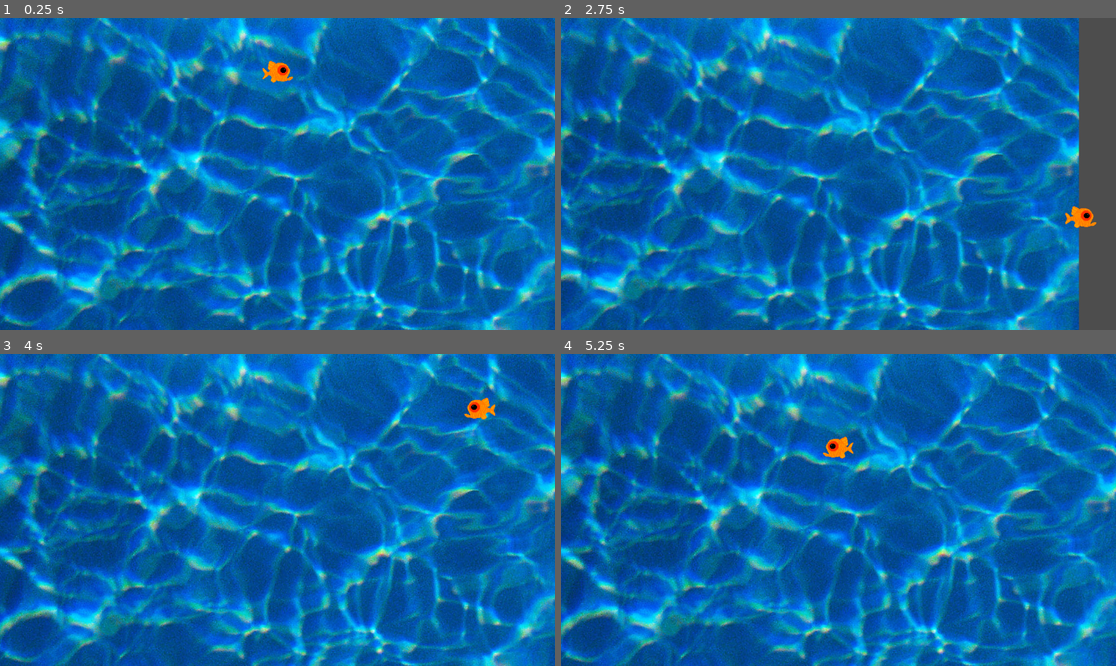
Above: before the commit, frames 1-4 (two rows, left to right).
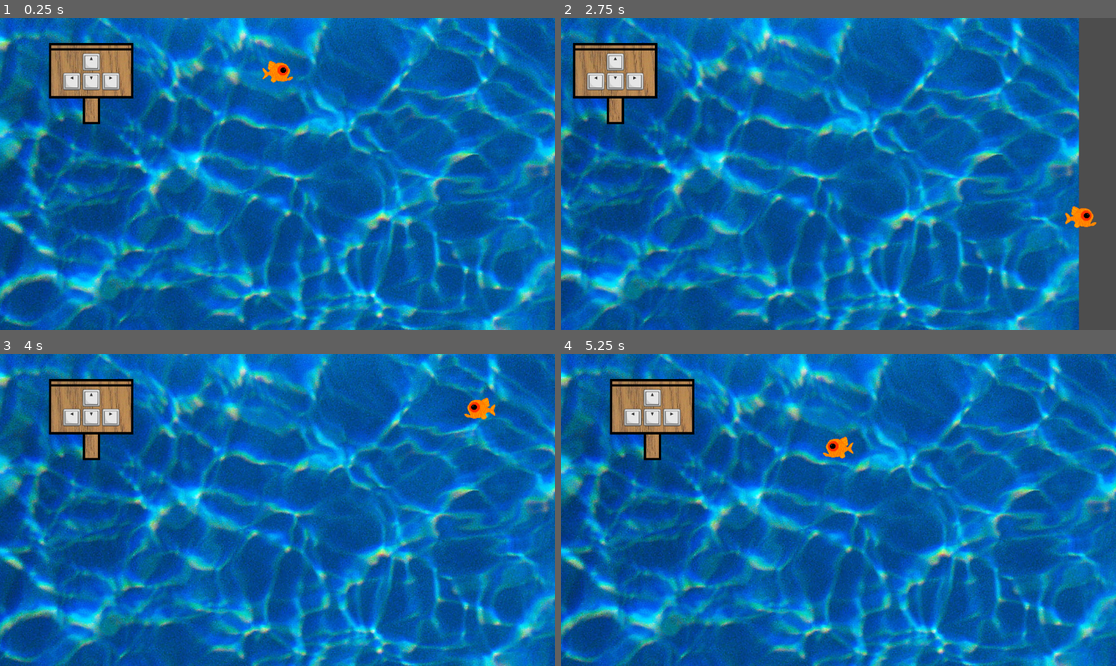
Above: after the commit, the same moments.

Repository: 3lbsofSalt/GhostFish
Game: Godot game, scene res://scenes/newRoot.tscn
Two runs of this game, one before a commit and one after it. Both use one fixed random seed, a clock stepped at 60 frames per second and the inputs below.
Inputs:
- Up to frame 1 (0.25 s): no input
- Up to frame 2 (2.75 s): tap Enter at 0.5 s; hold D (right) 0.53-1.28 s; tap Space at 0.77, 1.52 s; hold S (down) 1.28-2.03 s; hold D (right) from 2.03 s (still down)
- Up to frame 3 (4 s): release D (right) at 2.78 s; hold W (up) 2.78-3.53 s; tap Space at 3.02, 3.77 s; hold A (left) from 3.53 s (still down)
- Up to frame 4 (5.25 s): tap Space at 4.52 s; release A (left) at 5.03 s; hold S (down) from 5.03 s (still down)

The runs differ from the first frame. In frame 1, 3.0% of the frame differs, in the area x 8-25%, y 8-35%; in frame 2, 3.0%; in frame 3, 3.0%; in frame 4, 3.0%.

Commit message:
Adding control tutorial to start

Diff:
--- a/scenes/map.tscn
+++ b/scenes/map.tscn
@@ -1,5 +1,6 @@
-[gd_scene load_steps=5 format=3 uid="uid://cet3kt5o404rf"]
+[gd_scene load_steps=6 format=3 uid="uid://cet3kt5o404rf"]
 
+[ext_resource type="PackedScene" uid="uid://6lcbfp8vjcvy" path="res://scenes/map_start.tscn" id="1_td86r"]
 [ext_resource type="Texture2D" uid="uid://cw3ustibtf0jl" path="res://Assets/waterBackdrop.png" id="1_y6630"]
 [ext_resource type="Texture2D" uid="uid://dd67w6gcfio4q" path="res://Assets/woodBackdrop.png" id="2_fu8oh"]
 [ext_resource type="PackedScene" uid="uid://qw460yuqgkgg" path="res://scenes/ship_empty.tscn" id="2_w0xdv"]
@@ -7,11 +8,7 @@
 
 [node name="Map" type="Node2D"]
 
-[node name="START" type="Sprite2D" parent="."]
-z_index = -3
-position = Vector2(3456, 5184)
-texture = ExtResource("1_y6630")
-centered = false
+[node name="START" parent="." instance=ExtResource("1_td86r")]
 
 [node name="ENTRANCE" type="Sprite2D" parent="."]
 self_modulate = Color(0.365664, 0.958924, 0, 1)
--- /dev/null
+++ b/scenes/map_start.tscn
@@ -0,0 +1,26 @@
+[gd_scene load_steps=4 format=3 uid="uid://6lcbfp8vjcvy"]
+
+[ext_resource type="Texture2D" uid="uid://cw3ustibtf0jl" path="res://Assets/waterBackdrop.png" id="1_6askb"]
+[ext_resource type="Texture2D" uid="uid://dxhwd54xrrvtl" path="res://Assets/signArrow.png" id="2_jurxs"]
+
+[sub_resource type="RectangleShape2D" id="RectangleShape2D_83jth"]
+size = Vector2(86.6665, 44.9995)
+
+[node name="START" type="Sprite2D"]
+z_index = -3
+position = Vector2(3456, 5184)
+texture = ExtResource("1_6askb")
+centered = false
+
+[node name="Sprite2D" type="Sprite2D" parent="."]
+z_index = 2
+z_as_relative = false
+position = Vector2(194, 138)
+scale = Vector2(0.6, 0.6)
+texture = ExtResource("2_jurxs")
+
+[node name="StaticBody2D" type="StaticBody2D" parent="Sprite2D"]
+
+[node name="CollisionShape2D" type="CollisionShape2D" parent="Sprite2D/StaticBody2D"]
+position = Vector2(-8.33252, 125.831)
+shape = SubResource("RectangleShape2D_83jth")
Binary file added: Assets/signArrow.png
Not shown, added: Assets/signArrow.png.import
